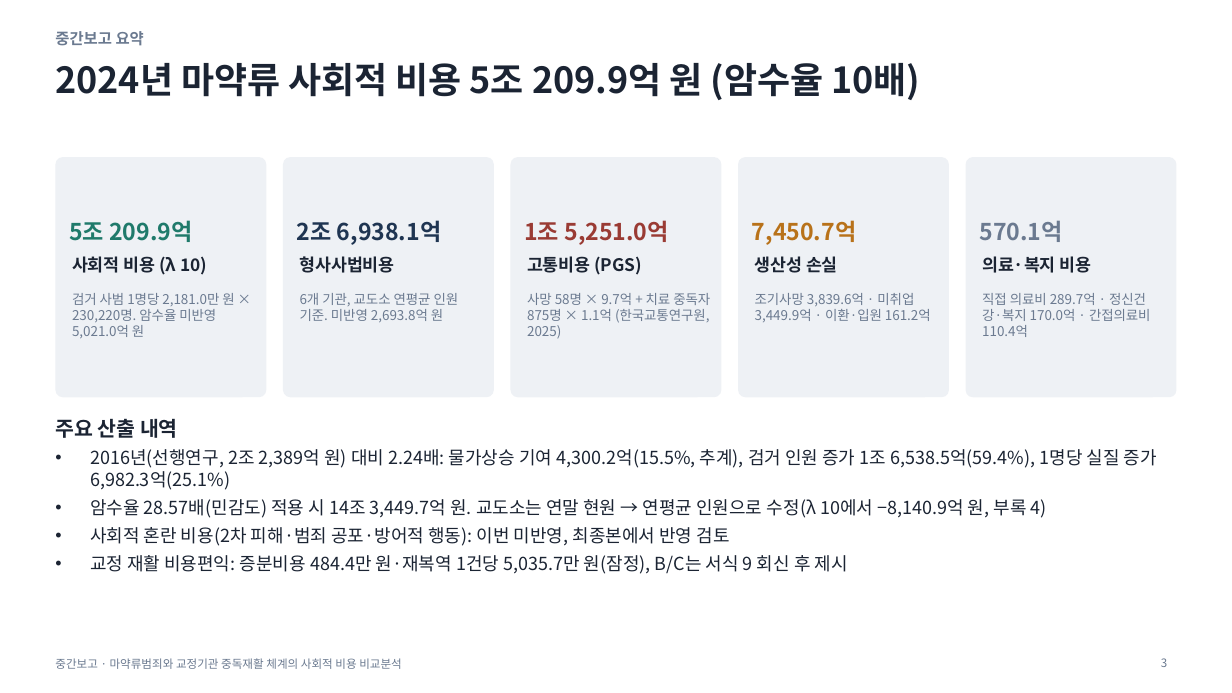
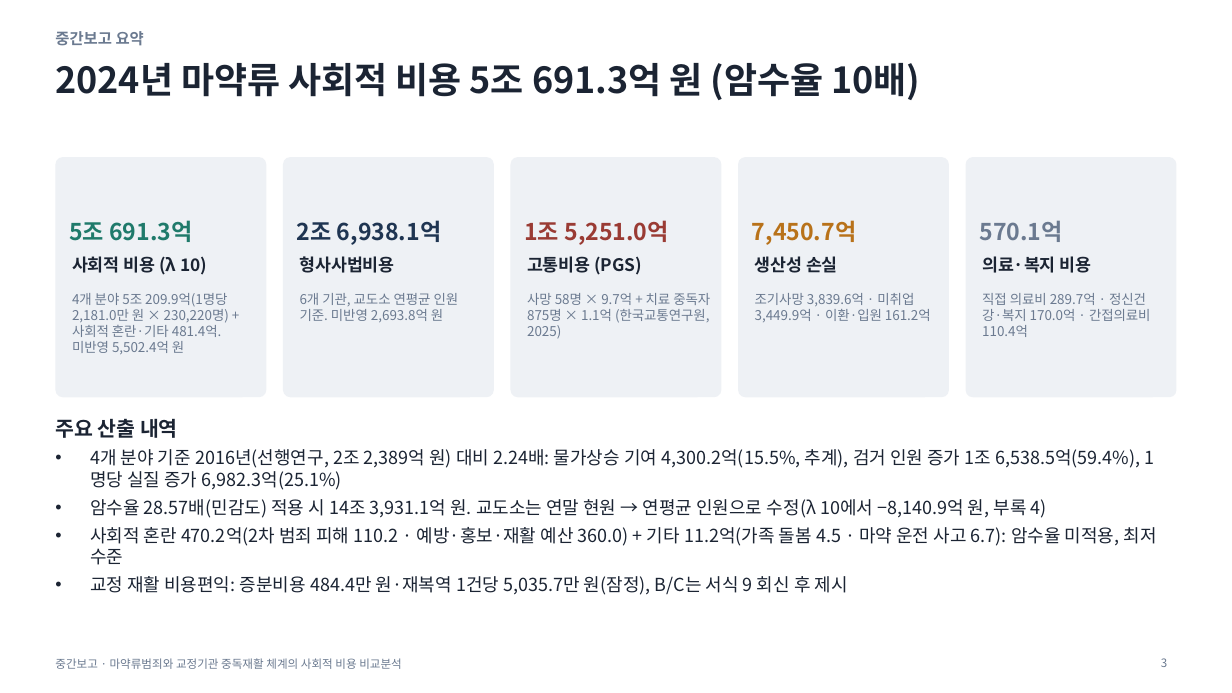
Before and after one commit to adminmrobo/drug-crime-social-cost, a slide deck: slide 3 of deliverables/중간보고_마약류사회적비용.pptx. Drawn at 1232x693 pixels with LibreOffice and Linux fonts; fonts in the diff are those of the drawing. Boxes give left, top, right and bottom in pixels: in the first picture for what was removed or moved away, otherwise in the second. Text is boxed around its words. In the diff, an @@ line names an element or a change of style, - is before the commit and + after.

Commit message:
사회적 혼란·기타 반영(2024 확정), 2025년 시산판 요약본·슬라이드·엑셀 추가

```diff
--- a/deliverables/중간보고_마약류사회적비용.pptx
+++ b/deliverables/중간보고_마약류사회적비용.pptx
@@ title at box(55, 63, 921, 100): text changed @@
-2024년 마약류 사회적 비용 5조 209.9억 원 (암수율 10배)
+2024년 마약류 사회적 비용 5조 691.3억 원 (암수율 10배)
@@ text at box(69, 220, 192, 242): text changed @@
-5조 209.9억
+5조 691.3억
@@ text at box(72, 293, 229, 354): text changed @@
-검거 사범 1명당 2,181.0만 원 × 230,220명. 암수율 미반영 5,021.0억 원
+4개 분야 5조 209.9억(1명당 2,181.0만 원 × 230,220명) + 사회적 혼란·기타 481.4억. 미반영 5,502.4억 원
@@ text at box(90, 449, 1157, 565): text changed @@
-• 2016년(선행연구, 2조 2,389억 원) 대비 2.24배: 물가상승 기여 4,300.2억(15.5%, 추계), 검거 인원 증가 1조 6,538.5억(59.4%), 1명당 실질 증가 6,982.3억(25.1%)
-• 암수율 28.57배(민감도) 적용 시 14조 3,449.7억 원. 교도소는 연말 현원 → 연평균 인원으로 수정(λ 10에서 −8,140.9억 원, 부록 4)
-• 사회적 혼란 비용(2차 피해·범죄 공포·방어적 행동): 이번 미반영, 최종본에서 반영 검토
+• 4개 분야 기준 2016년(선행연구, 2조 2,389억 원) 대비 2.24배: 물가상승 기여 4,300.2억(15.5%, 추계), 검거 인원 증가 1조 6,538.5억(59.4%), 1명당 실질 증가 6,982.3억(25.1%)
+• 암수율 28.57배(민감도) 적용 시 14조 3,931.1억 원. 교도소는 연말 현원 → 연평균 인원으로 수정(λ 10에서 −8,140.9억 원, 부록 4)
+• 사회적 혼란 470.2억(2차 범죄 피해 110.2 · 예방·홍보·재활 예산 360.0) + 기타 11.2억(가족 돌봄 4.5 · 마약 운전 사고 6.7): 암수율 미적용, 최저 수준
```
Also in this commit, not shown: 12 other slides changed, 14 other files.
